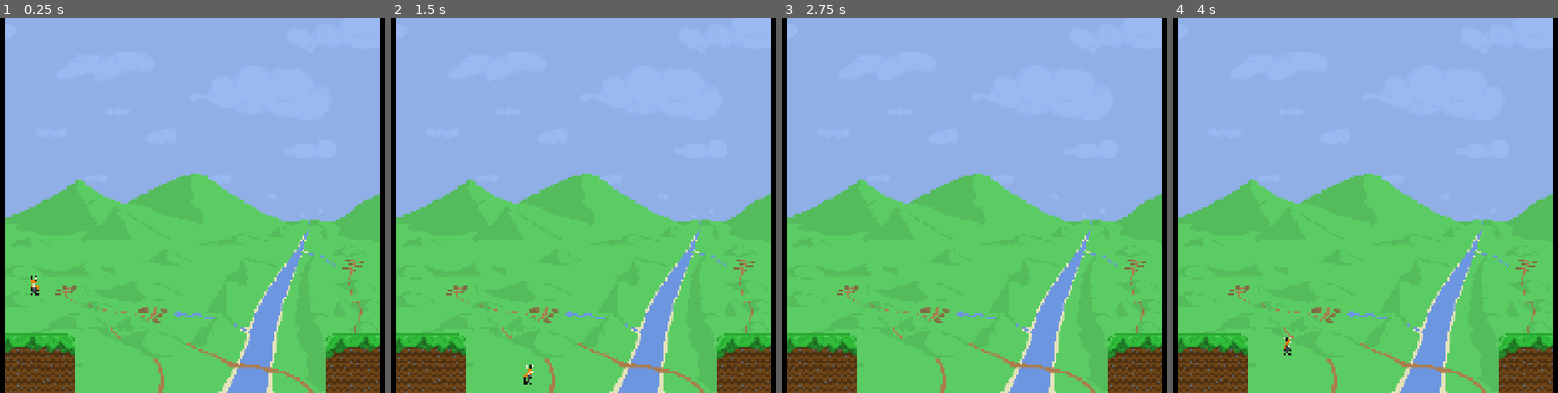
Above: before the commit, frames 1-4 (left to right).
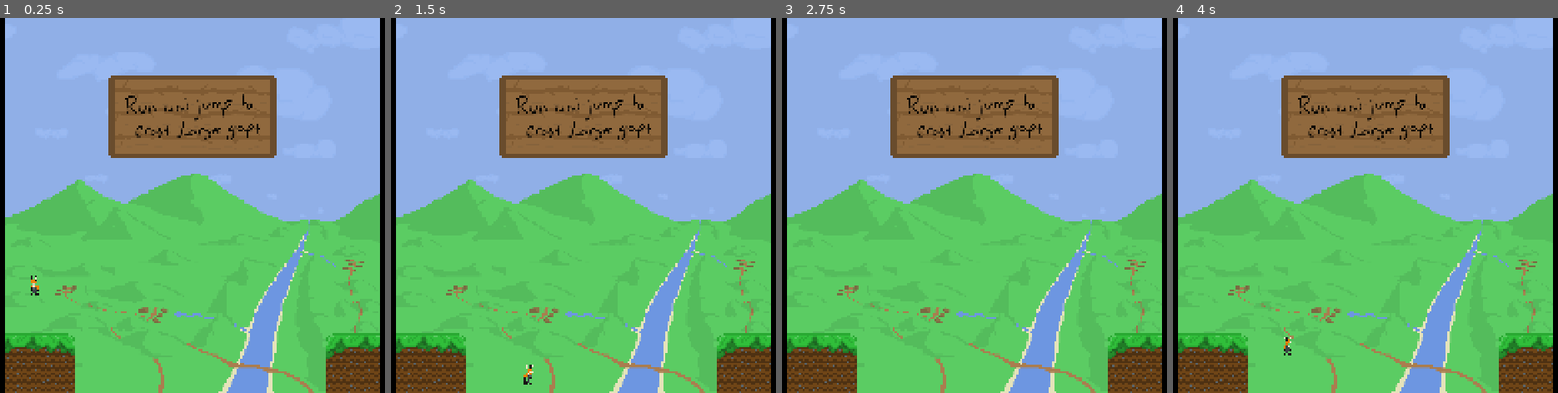
Above: after the commit, the same moments.

Repository: Peanutypowers/Technical-Hurdles
Game: Godot game, scene res://Scenes/platformer3.tscn
The game is run twice, just before and just after one commit, with the same random seed, the same clock (stepped at 60 frames per second) and the same inputs. This scene is started directly instead of the project's main scene.
Inputs (mouse positions are in pixels of both pictures, inside the frame that each line leads up to):
- Up to frame 1 (0.25 s): no input
- Up to frame 2 (1.5 s): move the mouse to (729, 186) at 0.52 s; press the mouse at (729, 186) at 0.53 s; hold Right (ui_right) from 0.53 s (still down); tap Enter at 1.25 s; move the mouse to (448, 224) at 1.27 s; release the mouse at (448, 224) at 1.28 s; tap Alt (run) at 1.35 s
- Up to frame 3 (2.75 s): move the mouse to (1039, 123) at 2.02 s; release Right (ui_right) at 2.03 s; press the mouse at (1039, 123) at 2.03 s; hold Left (ui_left) from 2.03 s (still down)
- Up to frame 4 (4 s): move the mouse to (1330, 280) at 2.77 s; release Left (ui_left) at 2.78 s; release the mouse at (1330, 280) at 2.78 s; hold Right (ui_right) from 2.78 s (still down); tap Alt (run) at 2.85 s; click (1330, 280) at 2.92 s; move the mouse to (outside the picture) at 3.52 s; press the mouse at (outside the picture) at 3.53 s

The runs differ from the first frame. In frame 1, 9.6% of the frame differs, in the area x 28-72%, y 15-38%; in frame 2, 9.6%; in frame 3, 9.6%; in frame 4, 9.6%.

Commit message:
implemented signs

Diff:
--- a/Scenes/platformer3.tscn
+++ b/Scenes/platformer3.tscn
@@ -9,6 +9,7 @@
 [ext_resource type="Texture2D" uid="uid://dmmomiy81jnny" path="res://assets/Cooper_jump.png" id="5_qqa6s"]
 [ext_resource type="Texture2D" uid="uid://bp1ekrgxpl6jf" path="res://assets/Cooper_walking.png" id="6_0x0ox"]
 [ext_resource type="Texture2D" uid="uid://c4v25lcn2gnpr" path="res://assets/blackBar_crack.png" id="6_ixai1"]
+[ext_resource type="Texture2D" uid="uid://b6vovnwwns1wb" path="res://assets/RunAndJumpGaps.png" id="10_fmj5k"]
 
 [sub_resource type="CapsuleShape2D" id="CapsuleShape2D_emsnq"]
 radius = 15.750061
@@ -171,7 +172,7 @@
 texture_filter = 1
 sprite_frames = SubResource("SpriteFrames_emsnq")
 animation = &"walking"
-frame_progress = 0.8222044
+frame_progress = 0.43641776
 
 [node name="TileMapLayer" type="TileMapLayer" parent="." unique_id=390226633]
 texture_filter = 1
@@ -218,3 +219,11 @@
 position = Vector2(212.99998, 534.00006)
 scale = Vector2(4.00207, 4.110814)
 sprite_frames = SubResource("SpriteFrames_5nrer")
+
+[node name="TextureRect2" type="TextureRect" parent="." unique_id=1070724603]
+offset_left = 460.0
+offset_top = -278.0
+offset_right = 2460.0
+offset_bottom = 1972.0
+scale = Vector2(0.5, 0.5)
+texture = ExtResource("10_fmj5k")
Binary file added: assets/PressAltToRun.png
Not shown, added: assets/PressAltToRun.png.import
Binary file added: assets/PressF4ToJump.png
Not shown, added: assets/PressF4ToJump.png.import
Binary file added: assets/RunAndJumpGaps.png
Not shown, added: assets/RunAndJumpGaps.png.import
